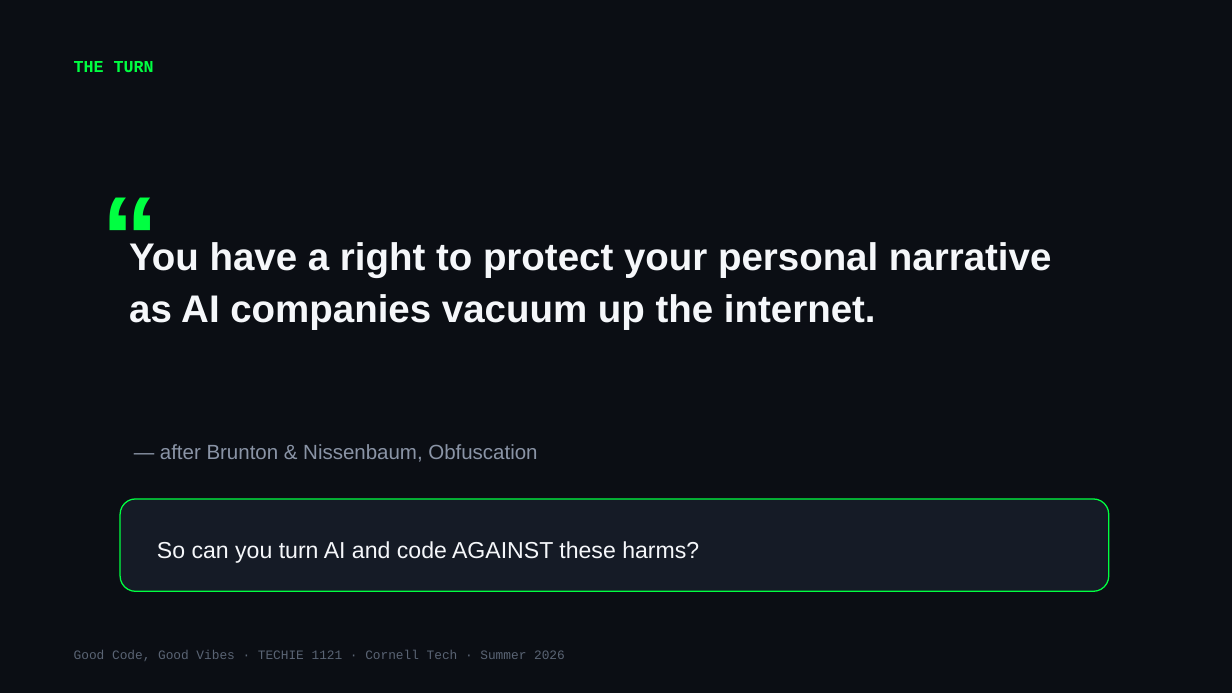
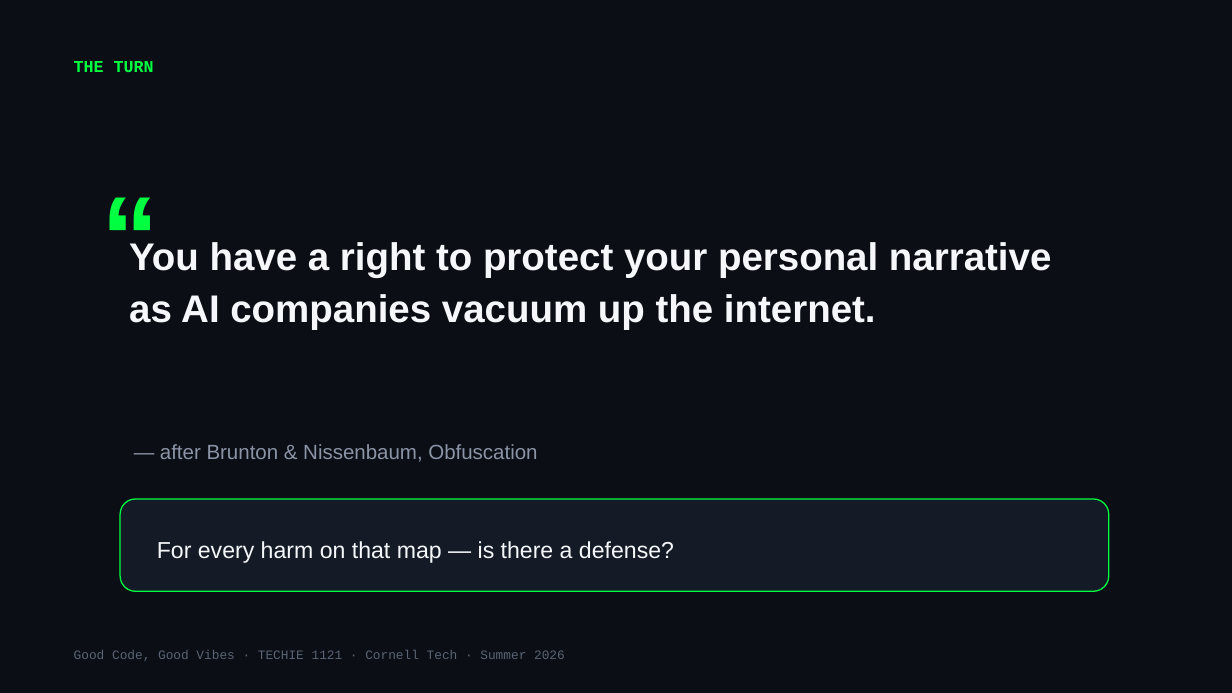
Before and after one commit to Cornell-Tech-Vibe-Coding-Summer-2026/website, a slide deck: slide 8 of slides/Week2-Wed-AI-Against-AI.pptx (slide 7 before the commit). Drawn at 1232x693 pixels with LibreOffice and Linux fonts; fonts in the diff are those of the drawing. Boxes give left, top, right and bottom in pixels: in the first picture for what was removed or moved away, otherwise in the second. Text is boxed around its words. In the diff, an @@ line names an element or a change of style, - is before the commit and + after.

```diff
--- a/slides/Week2-Wed-AI-Against-AI.pptx
+++ b/slides/Week2-Wed-AI-Against-AI.pptx
@@ text at <box>157,541,674,563</box>: text changed @@
-So can you turn AI and code AGAINST these harms?
+For every harm on that map — is there a defense?
```
Also in this commit, not shown: 8 other slides changed, 7 slides added, 1 slide removed, 2 other files.
